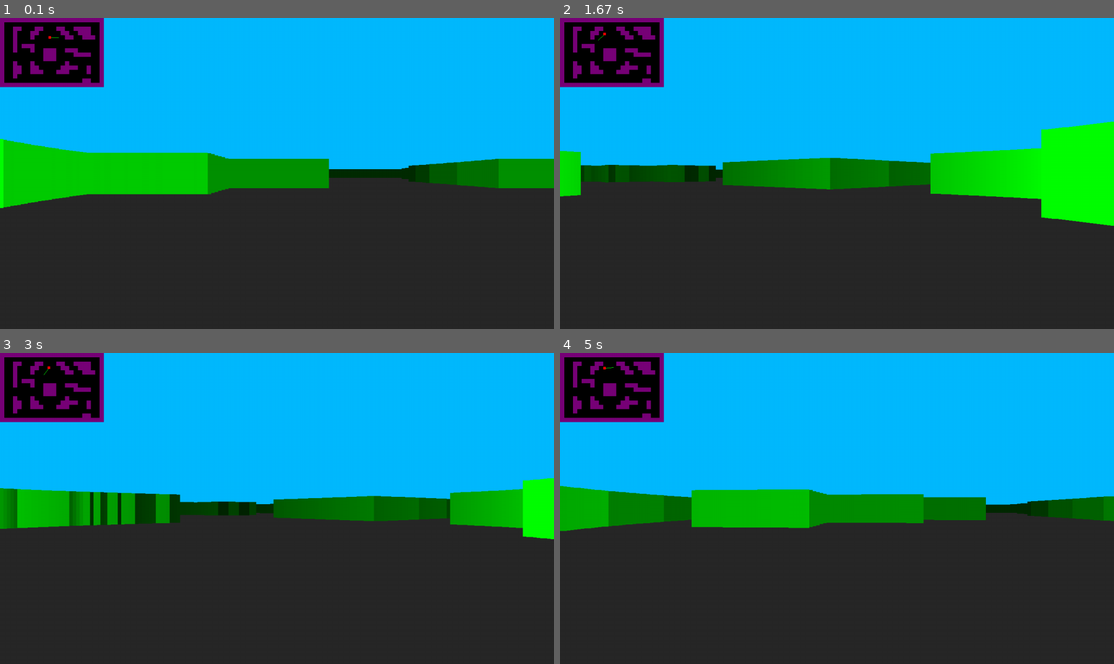
Above: before the commit, frames 1-4 (two rows, left to right).
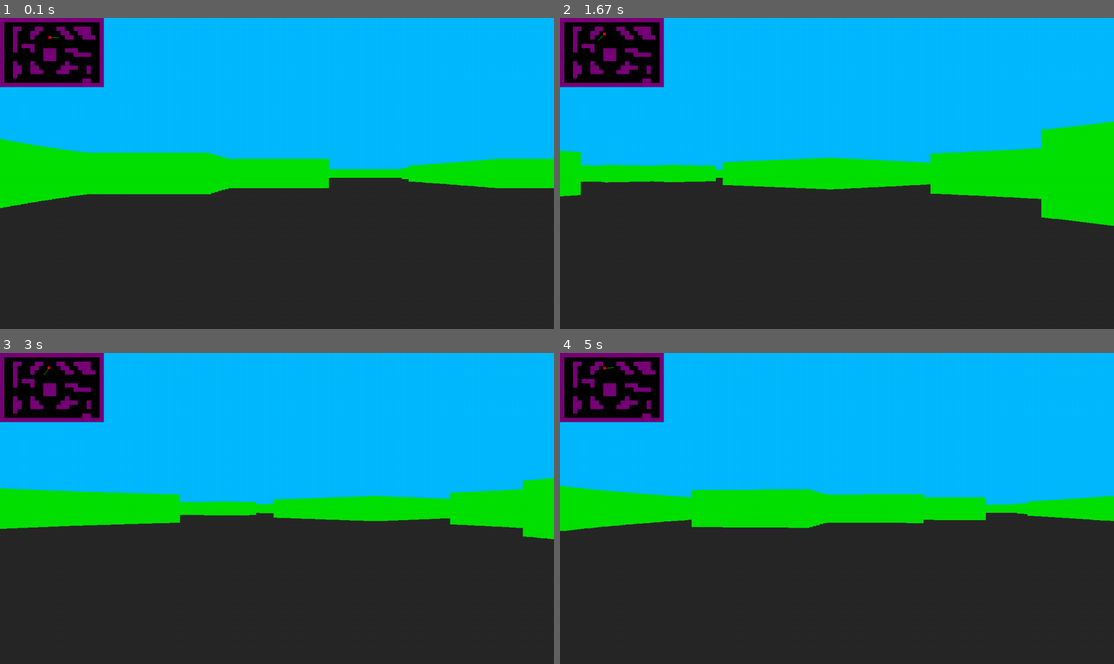
Above: after the commit, the same moments.

Repository: bo1ledOwl/YandexLyceumPyGameProject
Game: pygame game, started from main.py
Two runs of this game, one before a commit and one after it. Both use one fixed random seed, a clock stepped at 60 frames per second and the inputs below.
Inputs (mouse positions are in pixels of both pictures, inside the frame that each line leads up to):
- Up to frame 1 (0.1 s): no input
- Up to frame 2 (1.67 s): hold D 0.33-0.8 s; move the mouse to (814, 185) at 0.37 s; hold W 0.83-1.13 s; move the mouse to (1014, 164) at 0.87 s; hold D 1.17-1.63 s; move the mouse to (704, 176) at 1.2 s
- Up to frame 3 (3 s): hold A 1.67-2.2 s; move the mouse to (105, 461) at 1.7 s; hold S 2.23-2.53 s; move the mouse to (360, 399) at 2.27 s; hold A 2.57-2.97 s; move the mouse to (343, 536) at 2.6 s
- Up to frame 4 (5 s): hold W 3-3.37 s; move the mouse to (692, 393) at 3.03 s; hold D 3.4-4.03 s; move the mouse to (848, 402) at 3.43 s; hold S 4.07-4.43 s; move the mouse to (704, 446) at 4.1 s; hold A 4.47-4.93 s; move the mouse to (809, 589) at 4.5 s; hold D from 4.97 s (still down)

The runs differ from the first frame. In frame 1, 4.8% of the frame differs, in the area x 0-100%, y 38-62%; in frame 2, 8.9%; in frame 3, 9.1%; in frame 4, 9.1%, in the area x 0-100%, y 42-58%.

Commit message:
фикс скольжения вдоль стены

Diff:
--- a/player.py
+++ b/player.py
@@ -8,70 +8,33 @@
         self.x, self.y = start_coords
         self.angle = PLAYER_ANGLE
 
-    def check_intersection(self):
-        # проверка на вход в стену
-        if map_coords(self.x, self.y) in world_map:
-            return True
-        # далее лучом назван центральный луч игрока (зелёный на миникарте)
-        # иначе движемся по доступной оси
-        # проверка если луч смотрит вверх
-        if 180 < self.angle < 360:
-            # проверка на вхождение по иксу
-            if map_coords(self.x + 1, self.y) in world_map or map_coords(self.x - 1, self.y) in world_map:
-                self.y += PLAYER_SPEED * self.sin_a
-            # на вхождение по игреку
-            elif map_coords(self.x, self.y + 1) in world_map or map_coords(self.x, self.y + 1) in world_map:
-                if 270 < self.angle < 360:
-                    self.x += PLAYER_SPEED
-                else:
-                    self.x -= PLAYER_SPEED
-            return False
-        # аналогично если луч смотрит вниз
-        if map_coords(self.x + 1, self.y) in world_map or map_coords(self.x - 1, self.y) in world_map:
-            self.y -= PLAYER_SPEED * self.sin_a
-        elif map_coords(self.x, self.y + 1) in world_map or map_coords(self.x, self.y + 1) in world_map:
-            if 90 < self.angle < 180:
-                self.x -= PLAYER_SPEED
-            else:
-                self.x += PLAYER_SPEED
-        return False
+    def check_intersection(self, dx, dy):
+        if not (map_coords(self.x + 1, self.y) in world_map or map_coords(self.x - 1, self.y) in world_map):
+            self.x += dx
+        if not (map_coords(self.x, self.y + 1) in world_map or map_coords(self.x, self.y - 1) in world_map):
+            self.y += dy
 
 
     def movement(self):
         self.sin_a = math.sin(math.radians(self.angle))
         self.cos_a = math.cos(math.radians(self.angle))
         keys = pygame.key.get_pressed()
-        # ниже страшная вещь для перемещения как в шутерах
-        save_x = self.x
-        save_y = self.y
         if keys[pygame.K_w]:
-            self.x += PLAYER_SPEED * self.cos_a
-            if self.check_intersection():
-                self.x = save_x
-            self.y += PLAYER_SPEED * self.sin_a
-            if self.check_intersection():
-                self.y = save_y
+            delta_x = PLAYER_SPEED * self.cos_a
+            delta_y = PLAYER_SPEED * self.sin_a
+            self.check_intersection(delta_x, delta_y)
         if keys[pygame.K_s]:
-            self.x += -PLAYER_SPEED * self.cos_a
-            if self.check_intersection():
-                self.x = save_x
-            self.y += -PLAYER_SPEED * self.sin_a
-            if self.check_intersection():
-                self.y = save_y
+            delta_x = -PLAYER_SPEED * self.cos_a
+            delta_y = -PLAYER_SPEED * self.sin_a
+            self.check_intersection(delta_x, delta_y)
         if keys[pygame.K_a]:
-            self.x += PLAYER_SPEED * self.sin_a
-            if self.check_intersection():
-                self.x = save_x
-            self.y -= PLAYER_SPEED * self.cos_a
-            if self.check_intersection():
-                self.y = save_y
+            delta_x = PLAYER_SPEED * self.sin_a
+            delta_y = -PLAYER_SPEED * self.cos_a
+            self.check_intersection(delta_x, delta_y)
         if keys[pygame.K_d]:
-            self.x += -PLAYER_SPEED * self.sin_a
-            if self.check_intersection():
-                self.x = save_x
-            self.y -= -PLAYER_SPEED * self.cos_a
-            if self.check_intersection():
-                self.y = save_y
+            delta_x = -PLAYER_SPEED * self.sin_a
+            delta_y = PLAYER_SPEED * self.cos_a
+            self.check_intersection(delta_x, delta_y)
 
     def rotate_camera(self, mouse_move=(0, 0)):
         pygame.mouse.set_visible(False)
--- a/ray_casting.py
+++ b/ray_casting.py
@@ -25,9 +25,6 @@
             xh = xo + depth_h * cos_a
             if map_coords(xh, yh + y_next) in world_map:
                 depth_h *= math.cos(math.radians(player.angle - a))
-                c = 255 / (depth_h * 0.01)
-                c = 255 if c > 255 else c
-                color = (0, c, 0)
                 if depth_h != 0:
                     proj_height_h = PROJECTION_COEFF / depth_h
                 break
@@ -43,16 +40,13 @@
             yv = yo + depth_v * sin_a
             if map_coords(xv + x_next, yv) in world_map:
                 depth_v *= math.cos(math.radians(player.angle - a))
-                c = 255 / (depth_v * 0.01)
-                c = 255 if c > 255 else c
-                color = (0, c, 0)
                 if depth_v != 0:
                     proj_height_v = PROJECTION_COEFF / depth_v
                 break
             xv += x_next * TILE
 
         if depth_h < depth_v and depth_h != 0:
-            pygame.draw.rect(sc, color, (ray * SCALE, HALF_HEIGHT - proj_height_h // 2, SCALE, proj_height_h))
+            pygame.draw.rect(sc, GREEN, (ray * SCALE, HALF_HEIGHT - proj_height_h // 2, SCALE, proj_height_h))
         elif depth_v < depth_h and depth_v != 0:
-            pygame.draw.rect(sc, color, (ray * SCALE, HALF_HEIGHT - proj_height_v // 2, SCALE, proj_height_v))
+            pygame.draw.rect(sc, GREEN, (ray * SCALE, HALF_HEIGHT - proj_height_v // 2, SCALE, proj_height_v))
         a += DELTA_ANGLE
--- a/settings.py
+++ b/settings.py
@@ -28,7 +28,7 @@
 WHITE = (255, 255, 255)
 BLACK = (0, 0, 0)
 RED = (255, 0, 0)
-GREEN = (0, 255, 0)
+GREEN = (0, 225, 0)
 BLUE = (0, 0, 255)
 DARKGRAY = (40, 40, 40)
 PURPLE = (120, 0, 120)
